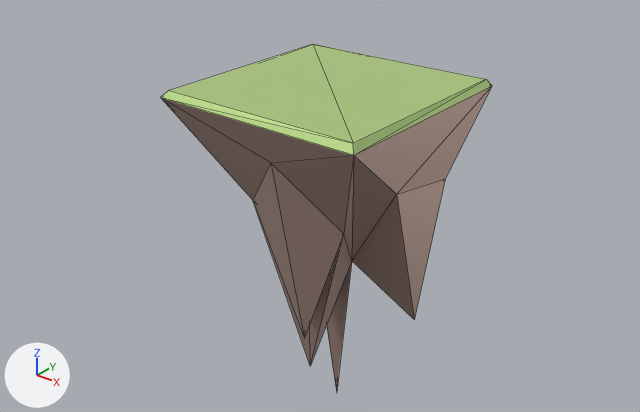
The glTF model src/components/objects/Land/land.gltf, before and after one commit.
One viewpoint serves both versions: a 50 mm camera at (7.71, -9.86, 4.14) aimed at (-0.34, 0.2, -2.1). Lighting does not change. The marker at lower left points along +X, +Y and +Z. Mesh edges are drawn as thin lines.
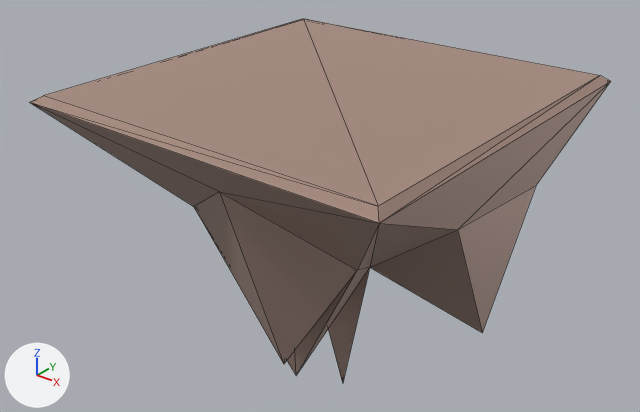
Commit message: change ground

Where the change shows, as pixel boxes (x1, y1, x2, y2) in the pictures (640 x 412 px):
'mesh1926919455', recoloured, rescaled (green to beige, 75% wider)
    before: (160, 44, 492, 393)
    after: (30, 19, 611, 383)

The change, as a diff of the scene's bpy script:
```diff
--- a/src/components/objects/Land/land.gltf.py
+++ b/src/components/objects/Land/land.gltf.py
@@ mat_mat9 @@
 mat_mat9 = principled_material('mat9')
-mat_mat9.base_color = (0.549, 0.757, 0.286)  # green #c4e292
+mat_mat9.base_color = (0.467, 0.329, 0.278)  # beige #b69b90
 mat_mat9.metallic = 0.5
@@ ob_mesh1926919455 @@
 ob_mesh1926919455.rotation_euler = (-3.142, 0.0, 0.0)  # degrees (-180, 0, 0)
-ob_mesh1926919455.scale = (4.0, 4.0, 4.0)
+ob_mesh1926919455.scale = (7.0, 7.0, 4.0)
```
